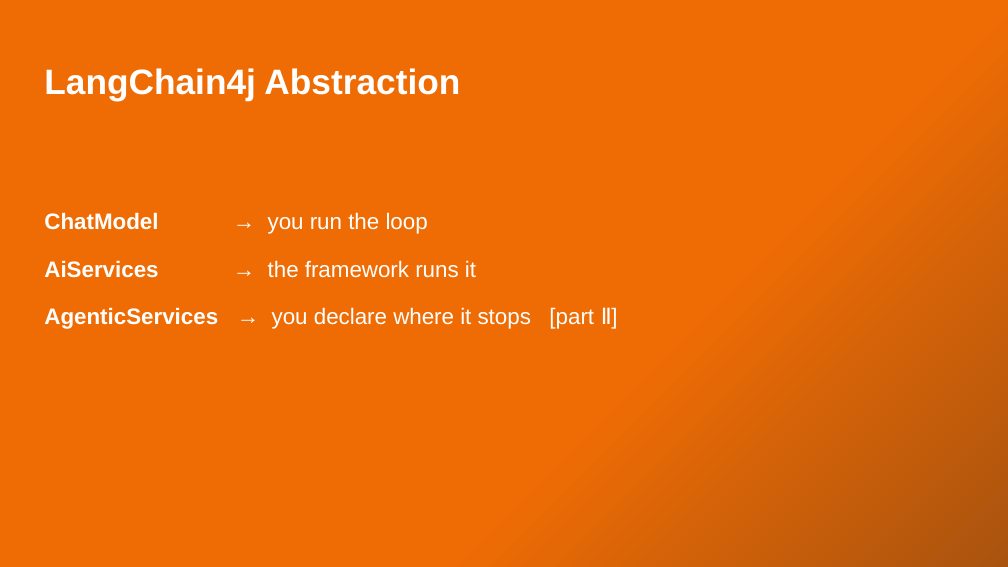
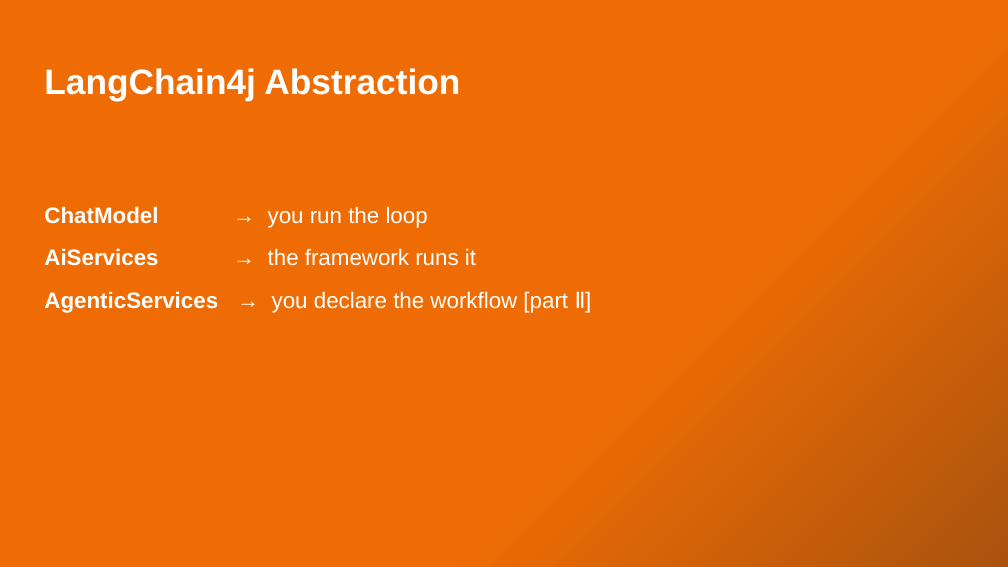
Before and after one commit to xkondix/ai-agents-JAVA-SPRING, a slide deck: slide 19 of presentations/The Agent Is a Loop .pptx. Drawn at 1008x567 pixels with LibreOffice and Linux fonts; fonts in the diff are those of the drawing. Boxes give left, top, right and bottom in pixels: in the first picture for what was removed or moved away, otherwise in the second. Text is boxed around its words. In the diff, an @@ line names an element or a change of style, - is before the commit and + after.

```diff
--- a/presentations/The Agent Is a Loop .pptx
+++ b/presentations/The Agent Is a Loop .pptx
@@ text at <box>44,206,476,266</box>: line spacing 1.15 to 0.95 @@
@@ text at <box>44,291,586,313</box>: text changed @@
-AgenticServices → you declare where it stops [part Ⅱ]
+AgenticServices → you declare the workflow [part Ⅱ]
```
Also in this commit, not shown: 16 other slides changed, 2 slides added, 1 slide removed, 26 other files.
